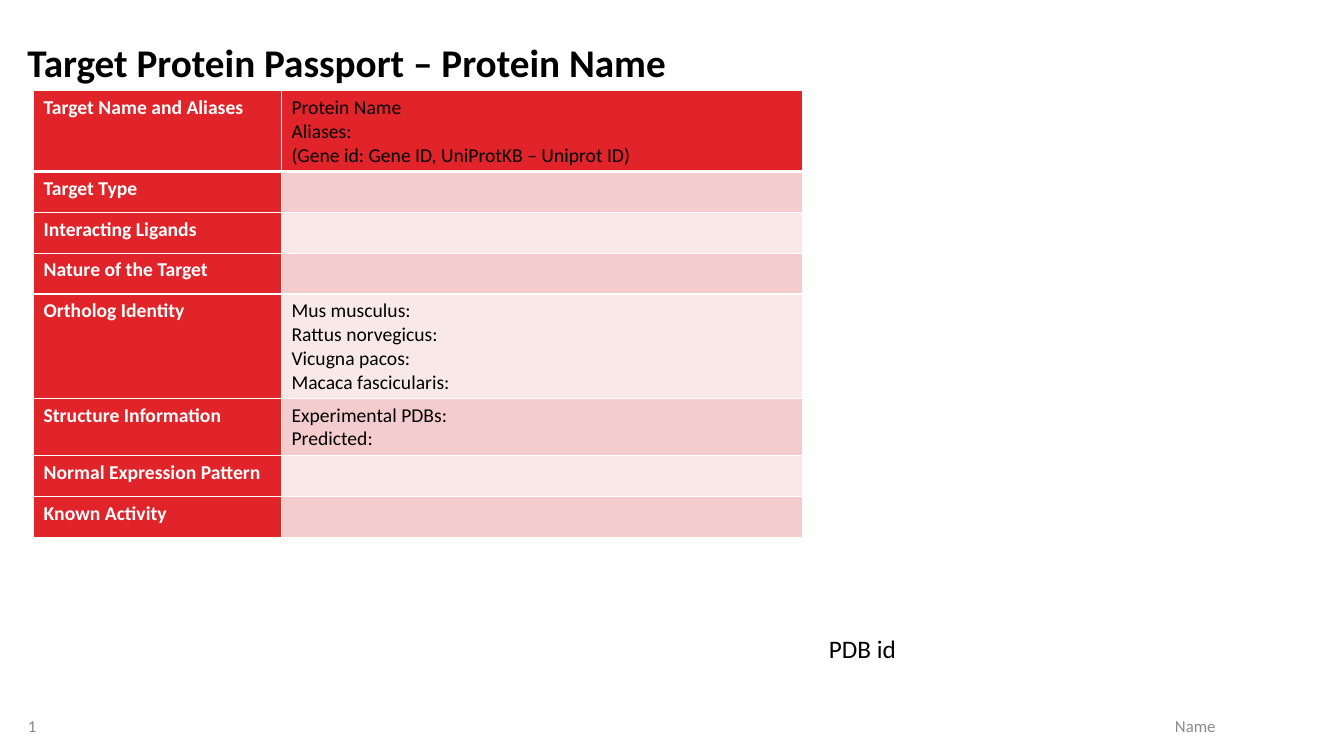
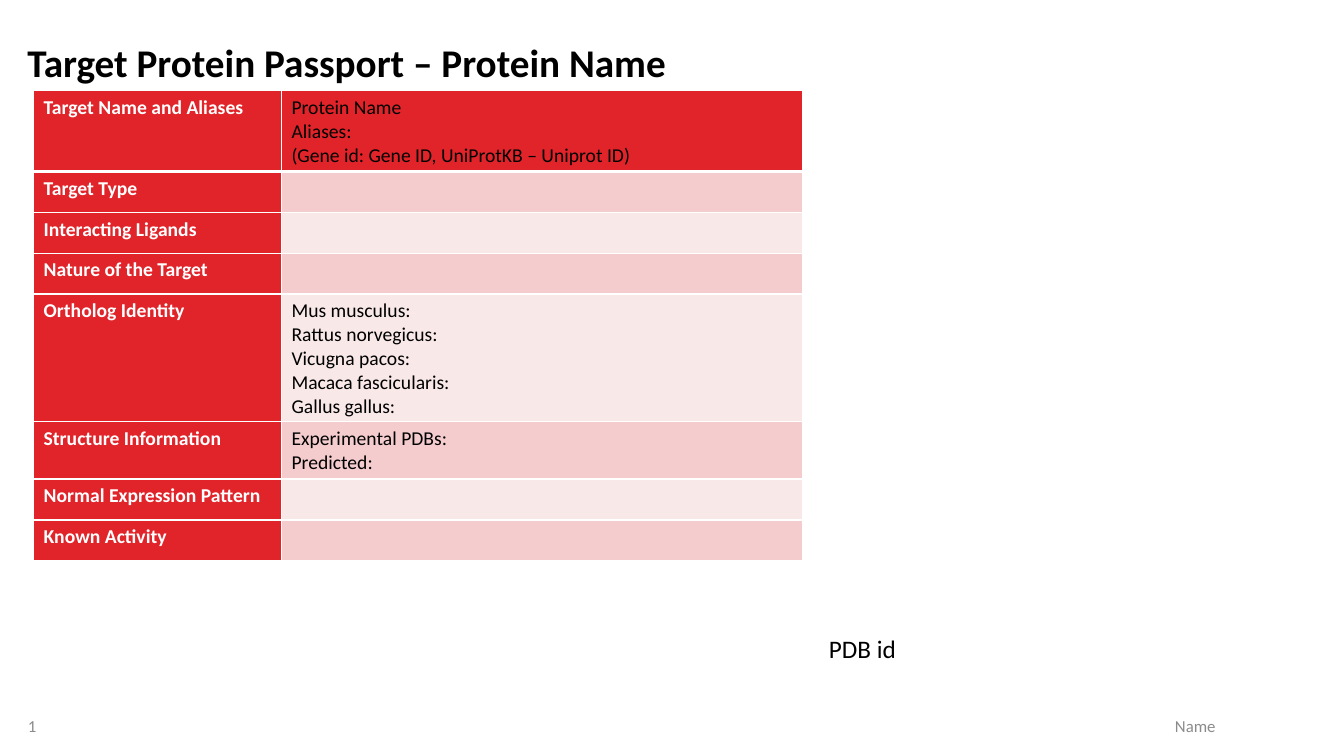
Before and after one commit to cc1015/protein_passport_automation, a slide deck: slide 1 of assets/template.pptx. Drawn at 1344x756 pixels with LibreOffice and Linux fonts; fonts in the diff are those of the drawing. Boxes give left, top, right and bottom in pixels: in the first picture for what was removed or moved away, otherwise in the second. Text is boxed around its words. In the diff, an @@ line names an element or a change of style, - is before the commit and + after.

```diff
--- a/assets/template.pptx
+++ b/assets/template.pptx
@@ table at box(33, 91, 803, 561) @@
-row 5, column 2: Mus musculus: / Rattus norvegicus: / Vicugna pacos: / Macaca fascicularis:
+row 5, column 2: Mus musculus: / Rattus norvegicus: / Vicugna pacos: / Macaca fascicularis: / Gallus gallus:
```
Also in this commit, not shown: 1 other slide changed, 9 other files.
